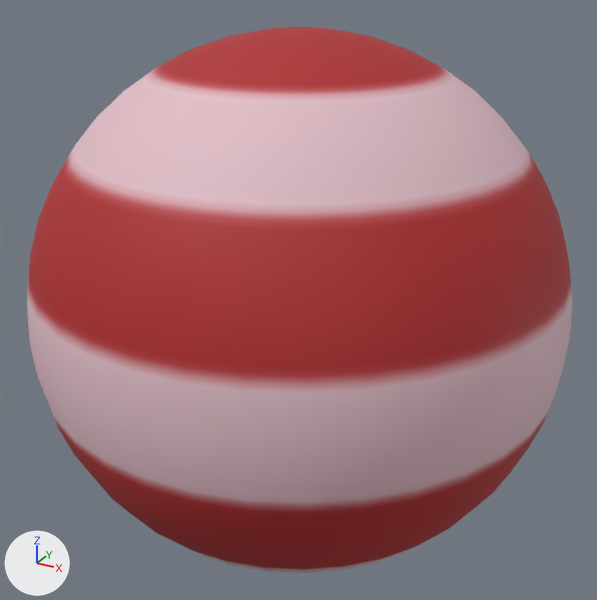
The glTF model assets/models/ball.glb as it was, and as the next commit left it.
Before and after are seen from a camera (50 mm lens) standing at (0.0345, -0.0629, 0.0314) and looking at (-0.0001, 0.0, 0.0). Arrows for +X, +Y and +Z are at lower left; the lights stay in place.

The scene before the commit, as lines of its bpy script (objects in view):
```python
me_sphere_002 = bpy.data.meshes.new('Sphere.002')
me_sphere_002.from_pydata(...)  # a UV sphere (36 segments, 24 rings, poles along z) spanning x -0.0245..0.0245, y -0.0245..0.0245, z -0.0245..0.0245
me_sphere_002.materials.append(mat_ball)  # picture img_ball
ob_ball = bpy.data.objects.new('ball', me_sphere_002)
ob_ball.location = (0.0, 0.0, 0.0)
```
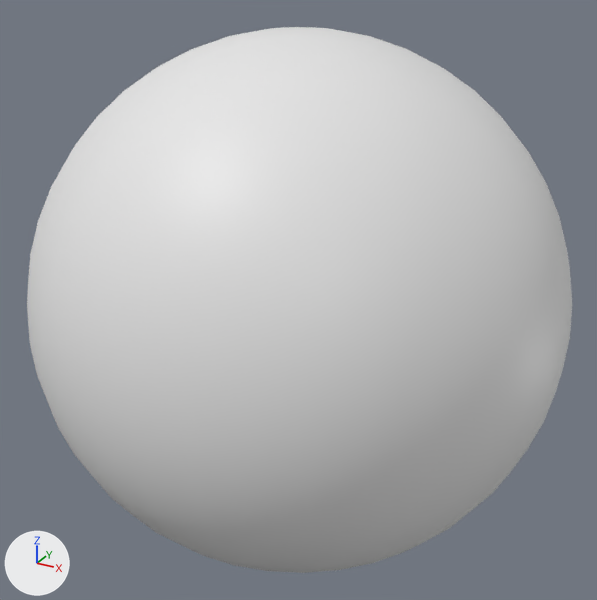
Where the change shows, as pixel boxes [x1, y1, x2, y2] in the pictures (597 x 600 px):
'ball', recoloured: [27, 27, 572, 573] in both

Edits to the bpy script that builds the scene:
```text
Change me_sphere_002:
    where me_sphere_002.from_pydata(...)  # 830 vertices, 1656 faces; spans x -0.0245..0.0245, y -0.0245..0.0245, z -0.0245..0.0245
    remove me_sphere_002.materials.append(mat_ball)  # picture img_ball
```
